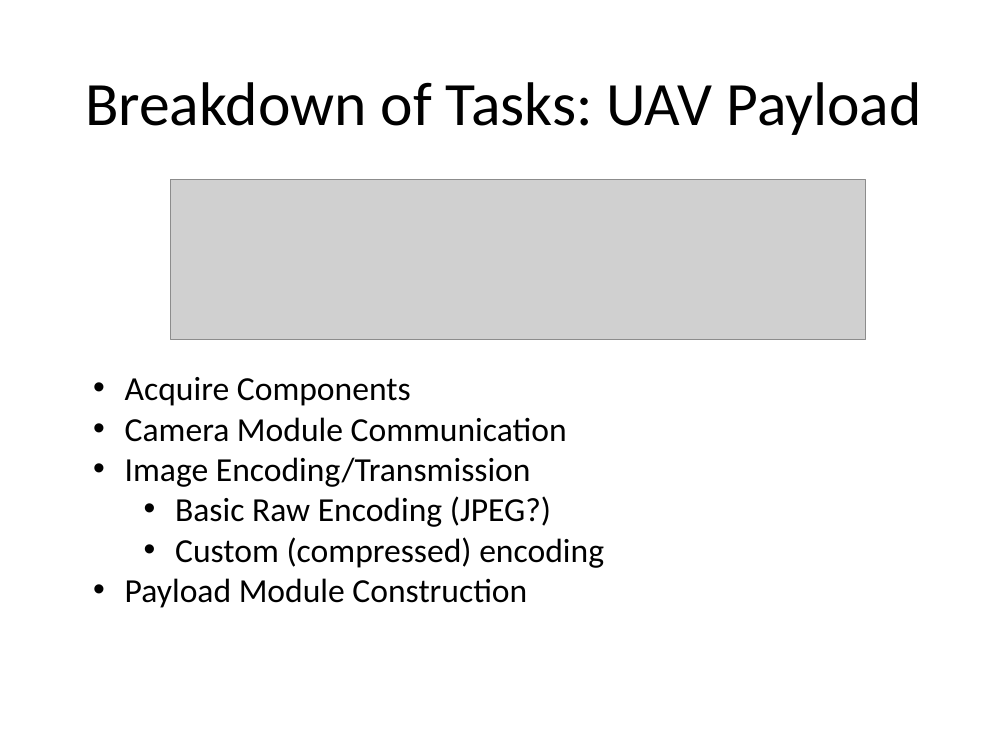
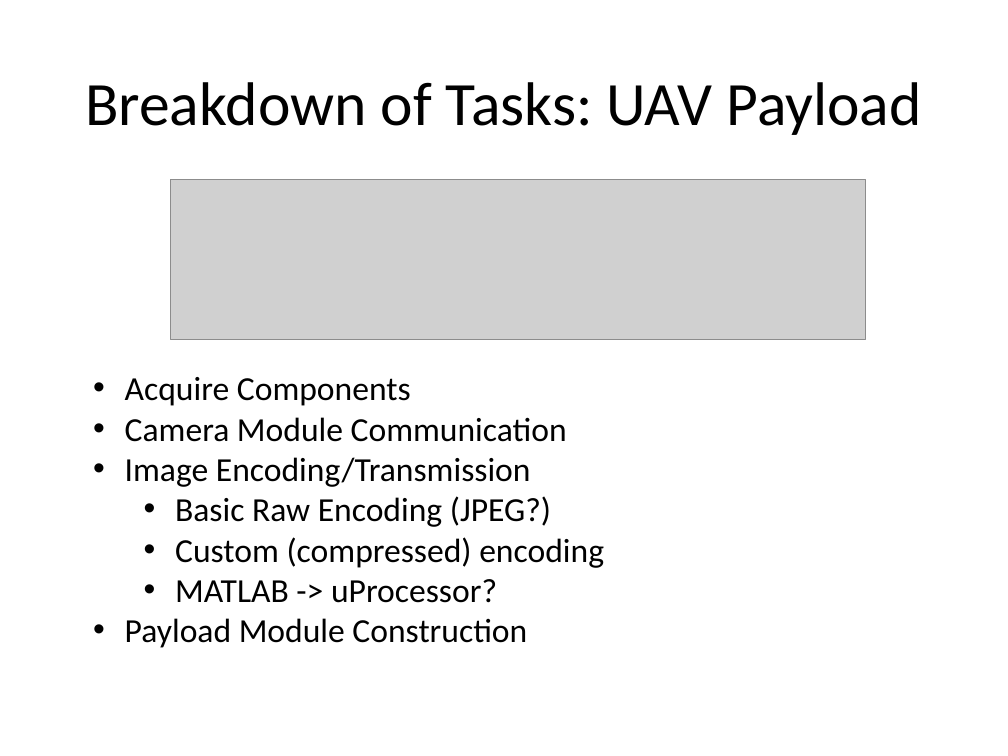
Before and after one commit to andybusse/uavcamera, a slide deck: slide 19 of documents/GDP Group 18 pres.ppt (slide 14 before the commit). Drawn at 1008x756 pixels with LibreOffice and Linux fonts; fonts in the diff are those of the drawing; grey boxes stand for pictures. Boxes give left, top, right and bottom in pixels: in the first picture for what was removed or moved away, otherwise in the second. Text is boxed around its words. In the diff, an @@ line names an element or a change of style, - is before the commit and + after.

```diff
--- a/documents/GDP Group 18 pres.ppt
+++ b/documents/GDP Group 18 pres.ppt
@@ text at (x1=175, y1=579, x2=497, y2=603): paragraph added @@
+  • MATLAB -> uProcessor?
```
Also in this commit, not shown: 6 other slides changed, 5 slides added, 3 slides removed.
